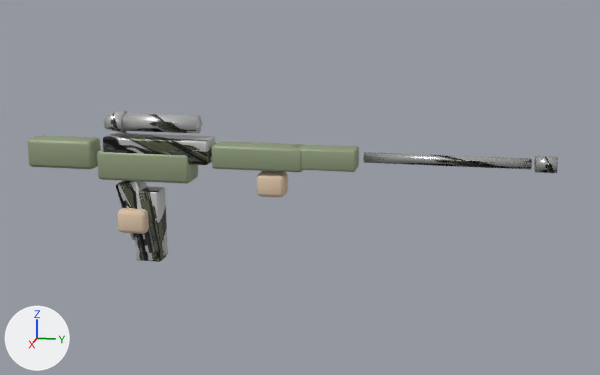
A saved change to the glTF model public/assets/models/weapons/dmr.glb.
One viewpoint serves both versions: a 50 mm lens placed at (1.206, 0.484, 0.248), pointed at (-0.003, 0.242, -0.055). The lights are fixed; the arrows at lower left show +X, +Y and +Z. The first picture is the older version. Where no turn or scale is listed for an object, it has been applied to the vertices. Vertices at exactly the same position are counted once.

Before the edit, the objects in view are built like this:
```python
mat_body = principled_material('body')
mat_body.texture = img_dmr_ref
mat_body.metallic = 0.28
mat_body.roughness = 0.48
mat_dark = principled_material('dark')
mat_dark.texture = img_dmr_ref
mat_dark.metallic = 0.55
mat_dark.roughness = 0.38
mat_steel = principled_material('steel')
mat_steel.texture = img_dmr_ref
mat_steel.metallic = 0.88
mat_steel.roughness = 0.25
me_cube = bpy.data.meshes.new('Cube')
me_cube.from_pydata(...)  # 576 vertices, 1096 faces; spans x -0.025..0.033, y -0.195..0.615, z -0.15..0.056
# faces by material slot: [432, 320, 104, 12, 12, 216]
me_cube.materials.append(mat_od)  # greyish green #95a281
me_cube.materials.append(mat_dark)  # picture img_dmr_ref
me_cube.materials.append(mat_steel)  # picture img_dmr_ref
me_cube.materials.append(mat_glass)  # pale blue #c4dae7
me_cube.materials.append(mat_glow)  # red #ff6159, glowing red #ff6159
me_cube.materials.append(mat_skin)  # beige #e2c8ad
me_cube_008 = bpy.data.meshes.new('Cube.008')
me_cube_008.from_pydata(...)  # 56 vertices, 108 faces; spans x -0.018..0.018, y -0.021..0.021, z -0.1825..-0.0675
me_cube_008.materials.append(mat_body)  # picture img_dmr_ref
ob_mag = bpy.data.objects.new('Mag', me_cube_008)
ob_mag.location = (0.0, 0.0, 0.0)
ob_weaponmesh = bpy.data.objects.new('WeaponMesh', me_cube)
ob_weaponmesh.location = (0.0, 0.0, 0.0)
```
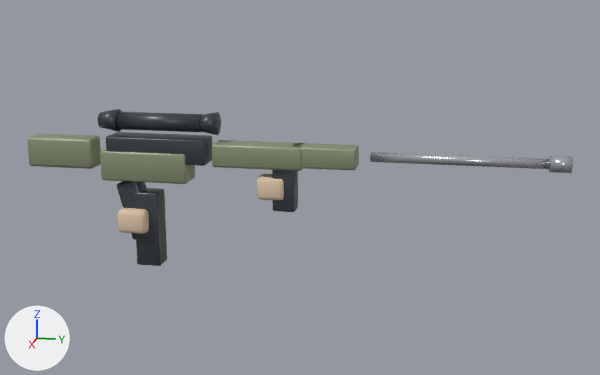
Boxes (x1, y1, x2, y2) around the edits, measured in the pictures (600 x 375 px; the box of a moved part takes in the faces that stretch with it):
'WeaponMesh', surface changed, reshaped
    before: (27, 111, 558, 240)
    after: (27, 109, 573, 240)
'Mag', surface changed, recoloured, reshaped
    before: (133, 186, 168, 262)
    after: (134, 188, 167, 266)
part 1 of me_cube, moved or reshaped
    before: (97, 149, 198, 184)
    after: (100, 149, 195, 184)
part 2 of me_cube, moved or reshaped
    before: (211, 141, 303, 172)
    after: (212, 140, 304, 171)
part 3 of me_cube, moved or reshaped
    before: (103, 133, 215, 165)
    after: (106, 132, 212, 166)
part 4 of me_cube, moved or reshaped
    before: (116, 181, 147, 240)
    after: (272, 170, 298, 212)
part 5 of me_cube, added
    after: (115, 112, 203, 132)
part 6 of me_cube, moved or reshaped
    before: (104, 111, 127, 133)
    after: (98, 109, 122, 132)
part 7 of me_cube, added
    after: (370, 152, 550, 169)
part 8 of me_cube, moved or reshaped
    before: (534, 156, 558, 173)
    after: (549, 156, 573, 173)
part 9 of me_cube, moved or reshaped
    before: (104, 115, 110, 130)
    after: (99, 114, 104, 128)
part 10 of me_cube, moved or reshaped
    before: (257, 171, 288, 197)
    after: (257, 174, 284, 200)
part 11 of me_cube, added
    after: (117, 181, 147, 240)
part 12 of me_cube, moved or reshaped
    before: (27, 113, 202, 169)
    after: (27, 112, 221, 169)
part 13 of me_cube, moved or reshaped
    before: (292, 144, 532, 172)
    after: (299, 143, 359, 170)

Diff of the bpy script that builds the scene:
```diff
--- a/public/assets/models/weapons/dmr.glb.py
+++ b/public/assets/models/weapons/dmr.glb.py
@@ mat_dark @@
 mat_dark = principled_material('dark')
-mat_dark.texture = img_dmr_ref
+mat_dark.base_color = (0.07, 0.08, 0.09)  # dark grey #4b5055
 mat_dark.metallic = 0.55
@@ mat_steel @@
 mat_steel = principled_material('steel')
-mat_steel.texture = img_dmr_ref
+mat_steel.base_color = (0.58, 0.6, 0.64)  # light grey #c8cbd1
 mat_steel.metallic = 0.88
@@ mat_body @@
 mat_body = principled_material('body')
-mat_body.texture = img_dmr_ref
+mat_body.base_color = (0.28, 0.32, 0.2)  # greyish green #90997c
 mat_body.metallic = 0.28
@@ me_cube @@
-me_cube.from_pydata(...)  # 576 vertices, 1096 faces; spans x -0.025..0.033, y -0.195..0.615, z -0.15..0.056
-me_cube.materials.append(mat_od)  # greyish green #95a281
+me_cube.from_pydata(...)  # 656 vertices, 1248 faces; spans x -0.024..0.033, y -0.195..0.635, z -0.15..0.058
+# me_cube part 1: the loose piece of 56 vertices spanning x -0.025..0.025, y -0.075..0.075, z -0.051..-0.005 is scaled about its middle by (0.979, 0.939, 1.08), in mat_body (greyish green #90997c)
+# me_cube part 2: the loose piece of 56 vertices spanning x -0.022..0.022, y 0.11..0.25, z -0.026..0.01 is moved by (0.0, 0.0, 0.002), in mat_body (greyish green #90997c)
+# me_cube part 3: the loose piece of 56 vertices spanning x -0.023..0.023, y -0.065..0.105, z -0.021..0.017 is scaled about its middle by (0.978, 0.946, 1.09)
+# me_cube part 4: the loose piece of 56 vertices spanning x -0.017..0.017, y -0.05..0.01, z -0.15..-0.05 is multiplied about its middle by the matrix ((0.864, 0.0, 0.0), (0.0, 0.886, 0.237), (0.0, -0.193, 0.72)), then moved by (0.0, 0.24, 0.045)
+# me_cube part 5: a new loose piece, a 16-sided cylinder along y spanning x -0.014..0.014, y -0.05..0.09, z 0.026..0.054, in mat_dark (dark grey #4b5055)
+# me_cube part 6: the loose piece of 24 vertices spanning x -0.018..0.018, y -0.065..-0.035, z 0.02..0.056 is moved by (0.0, -0.01, 0.002)
+# me_cube part 7: a new loose piece, a 16-sided cylinder along y spanning x -0.007..0.007, y 0.35..0.61, z -0.01..0.006, in mat_steel (light grey #c8cbd1)
+# me_cube part 8: the loose piece of 24 vertices spanning x -0.012..0.012, y 0.585..0.615, z -0.015..0.009 is moved by (0.0, 0.02, 0.001)
+# me_cube part 9: the loose piece of 8 vertices spanning x -0.011..0.011, y -0.064..-0.056, z 0.027..0.049 is moved by (0.0, -0.01, 0.002)
+# me_cube part 10: the loose piece of 56 vertices spanning x -0.018..0.018, y 0.178..0.222, z -0.068..-0.032 is moved by (0.0, 0.0, -0.005)
+# me_cube part 11: a new loose piece of 56 vertices spanning x -0.016..0.016, y -0.049..0.009, z -0.15..-0.05, in mat_dark (dark grey #4b5055)
+# me_cube part 12: 83 vertices removed from x -0.02..0.02, y -0.195..0.085, z -0.037..0.052; 75 vertices added at x -0.019..0.019, y -0.195..0.115, z -0.036..0.058
+# me_cube part 13: 84 vertices removed from x -0.02..0.02, y 0.23..0.58, z -0.022..0.01; 52 vertices added at x -0.019..0.019, y 0.23..0.33, z -0.02..0.012
+# other edits to the shape of me_cube do not show in these pictures
 me_cube.materials.append(mat_dark)
@@ me_cube @@
 me_cube.materials.append(mat_skin)
+me_cube.materials.append(mat_body)  # greyish green #90997c
@@ me_cube_008 @@
-me_cube_008.from_pydata(...)  # 56 vertices, 108 faces; spans x -0.018..0.018, y -0.021..0.021, z -0.1825..-0.0675
-me_cube_008.materials.append(mat_body)  # picture img_dmr_ref
+me_cube_008.from_pydata(...)  # 56 vertices, 108 faces; spans x -0.017..0.017, y -0.02..0.02, z -0.19..-0.07
+# me_cube_008 part 14: the whole mesh is multiplied about its middle by the matrix ((0.939, 0.0, 0.0), (0.0, 0.948, 0.0), (0.0, 0.0, 1.045)), then moved by (0.0, 0.0, -0.005)
+me_cube_008.materials.append(mat_dark)  # dark grey #4b5055
```
